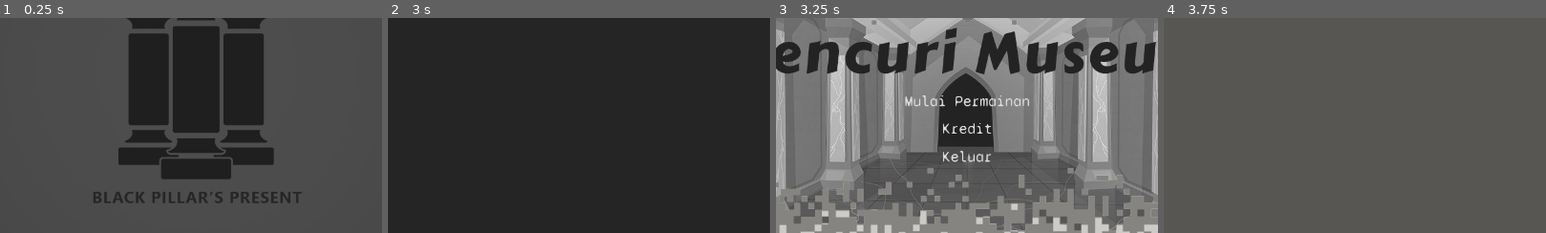
Above: before the commit, frames 1-4 (left to right).
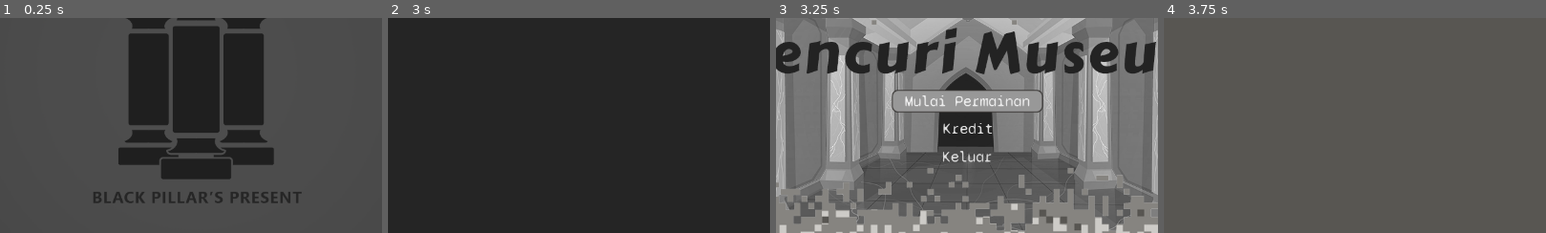
Above: after the commit, the same moments.

Repository: Langrisser001/Maling_GameJam
Game: Godot game, scene res://scenes/Splash_.tscn
Two runs of this game, one before a commit and one after it. Both use one fixed random seed, a clock stepped at 60 frames per second and the inputs below.
Inputs:
- Up to frame 1 (0.25 s): no input
- Up to frame 2 (3 s): hold Right (ui_right) 0.53-1.28 s; tap Enter at 1.25 s; hold Down (ui_down) 1.28-2.03 s; tap Space at 2 s; hold Right (ui_right) 2.03-2.78 s; hold Up (ui_up) from 2.78 s (still down)
- Up to frame 3 (3.25 s): keep holding Up (ui_up)
- Up to frame 4 (3.75 s): release Up (ui_up) at 3.5 s; click "Kredit" at 3.5 s
The pictures show only the part of the screen within x 24-74%, y 33-83%; the shares and areas given below are measured in that part.

Frames 1-2 are identical in both runs. In frame 3, 2.6% of the frame differs, in the area x 30-70%, y 33-67%; in frame 4, nothing differs.

Commit message:
fix button

Diff:
--- a/scenes/Button_font.tres
+++ b/Font/Button_font.tres
@@ -1,8 +1,8 @@
 [gd_resource type="DynamicFont" load_steps=2 format=2]
 
 [sub_resource type="DynamicFontData" id=1]
-font_path = "res://fonts/SyneMono-Regular.ttf"
+font_path = "res://Font/SyneMono-Regular.ttf"
 
 [resource]
-size = 25
+size = 26
 font_data = SubResource( 1 )
--- a/scenes/Credits.tscn
+++ b/scenes/Credits.tscn
@@ -1,12 +1,7 @@
-[gd_scene load_steps=7 format=2]
+[gd_scene load_steps=3 format=2]
 
 [ext_resource path="res://textures/kreditMenu_bg.png" type="Texture" id=1]
-[ext_resource path="res://scenes/Button_font.tres" type="DynamicFont" id=2]
 [ext_resource path="res://scenes/Credits.gd" type="Script" id=3]
-[ext_resource path="res://scenes/Button_press.tres" type="StyleBox" id=4]
-[ext_resource path="res://scenes/Button_hover.tres" type="StyleBox" id=5]
-
-[sub_resource type="StyleBoxEmpty" id=1]
 
 [node name="Credits" type="Node2D"]
 z_index = -1
@@ -19,20 +14,3 @@
 __meta__ = {
 "_edit_lock_": true
 }
-
-[node name="Button2" type="Button" parent="."]
-margin_left = 1037.3
-margin_top = 1310.57
-margin_right = 1289.3
-margin_bottom = 1347.57
-custom_styles/hover = ExtResource( 5 )
-custom_styles/pressed = ExtResource( 4 )
-custom_styles/focus = ExtResource( 4 )
-custom_styles/normal = SubResource( 1 )
-custom_fonts/font = ExtResource( 2 )
-custom_colors/font_color_hover = Color( 0.34902, 0.341176, 0.32549, 1 )
-text = "Main Menu"
-__meta__ = {
-"_edit_use_anchors_": false,
-"_editor_description_": ""
-}
--- a/scenes/Main.tscn
+++ b/scenes/Main.tscn
@@ -1,12 +1,15 @@
-[gd_scene load_steps=18 format=2]
+[gd_scene load_steps=22 format=2]
 
 [ext_resource path="res://scenes/terrain/TileMap.tscn" type="PackedScene" id=1]
 [ext_resource path="res://actors/Player.tscn" type="PackedScene" id=2]
 [ext_resource path="res://actors/Item.tscn" type="PackedScene" id=3]
 [ext_resource path="res://actors/Security.tscn" type="PackedScene" id=4]
 [ext_resource path="res://textures/spotlight.png" type="Texture" id=5]
+[ext_resource path="res://scenes/Button_hover.tres" type="StyleBox" id=6]
 [ext_resource path="res://textures/interior.png" type="Texture" id=7]
 [ext_resource path="res://scenes/Main.gd" type="Script" id=8]
+[ext_resource path="res://scenes/Button_press.tres" type="StyleBox" id=9]
+[ext_resource path="res://Font/Button_font.tres" type="DynamicFont" id=10]
 
 [sub_resource type="NavigationPolygon" id=1]
 vertices = PoolVector2Array( 0, 0, 32, 0, 32, 32, 0, 32 )
@@ -221,6 +224,8 @@
 } ]
 8/z_index = 0
 
+[sub_resource type="StyleBoxEmpty" id=11]
+
 [node name="Main" type="Node2D"]
 script = ExtResource( 8 )
 
@@ -250,7 +255,6 @@
 color = Color( 0.262745, 0.262745, 0.262745, 1 )
 
 [node name="Menu" type="Control" parent="."]
-visible = false
 margin_right = 40.0
 margin_bottom = 40.0
 __meta__ = {
@@ -258,6 +262,17 @@
 }
 
 [node name="Button" type="Button" parent="Menu"]
-margin_right = 12.0
-margin_bottom = 20.0
-text = "XXXXXXX"
+margin_left = 45.0
+margin_top = 43.7071
+margin_right = 261.0
+margin_bottom = 84.7071
+custom_styles/hover = ExtResource( 6 )
+custom_styles/pressed = ExtResource( 9 )
+custom_styles/focus = ExtResource( 9 )
+custom_styles/normal = SubResource( 11 )
+custom_fonts/font = ExtResource( 10 )
+custom_colors/font_color_hover = Color( 0.34902, 0.341176, 0.32549, 1 )
+text = "Back to Menu"
+__meta__ = {
+"_edit_use_anchors_": false
+}
--- a/scenes/Start.gd
+++ b/scenes/Start.gd
@@ -1,6 +1,7 @@
 extends Node2D
 
 func _ready():
+	$ButtonStart.grab_focus()
 	pass
 
 func _on_ButtonStart_pressed():
--- a/scenes/Start.tscn
+++ b/scenes/Start.tscn
@@ -2,7 +2,7 @@
 
 [ext_resource path="res://scenes/Start.gd" type="Script" id=1]
 [ext_resource path="res://textures/startMenu_bg.png" type="Texture" id=2]
-[ext_resource path="res://scenes/Button_font.tres" type="DynamicFont" id=4]
+[ext_resource path="res://Font/Button_font.tres" type="DynamicFont" id=4]
 [ext_resource path="res://scenes/Button_press.tres" type="StyleBox" id=5]
 [ext_resource path="res://scenes/Button_hover.tres" type="StyleBox" id=6]
 
@@ -25,8 +25,8 @@
 margin_top = 350.549
 margin_right = 756.947
 margin_bottom = 387.549
-focus_neighbour_top = NodePath("../menuQuit")
-focus_neighbour_bottom = NodePath("../menuKredit")
+focus_neighbour_top = NodePath("../ButtonExit")
+focus_neighbour_bottom = NodePath("../ButtonCredit")
 custom_styles/hover = ExtResource( 6 )
 custom_styles/pressed = ExtResource( 5 )
 custom_styles/focus = ExtResource( 5 )
@@ -40,12 +40,12 @@
 }
 
 [node name="ButtonCredit" type="Button" parent="."]
-margin_left = 504.947
+margin_left = 505.654
 margin_top = 396.549
-margin_right = 756.947
+margin_right = 757.654
 margin_bottom = 433.549
-focus_neighbour_top = NodePath("../menuStart")
-focus_neighbour_bottom = NodePath("../menuQuit")
+focus_neighbour_top = NodePath("../ButtonStart")
+focus_neighbour_bottom = NodePath("../ButtonExit")
 custom_styles/hover = ExtResource( 6 )
 custom_styles/pressed = ExtResource( 5 )
 custom_styles/focus = ExtResource( 5 )
@@ -63,8 +63,8 @@
 margin_top = 443.549
 margin_right = 756.947
 margin_bottom = 480.549
-focus_neighbour_top = NodePath("../menuKredit")
-focus_neighbour_bottom = NodePath("../menuStart")
+focus_neighbour_top = NodePath("../ButtonCredit")
+focus_neighbour_bottom = NodePath("../ButtonStart")
 custom_styles/hover = ExtResource( 6 )
 custom_styles/pressed = ExtResource( 5 )
 custom_styles/focus = ExtResource( 5 )
Binary file removed: fonts/SyneMono-Regular.ttf
